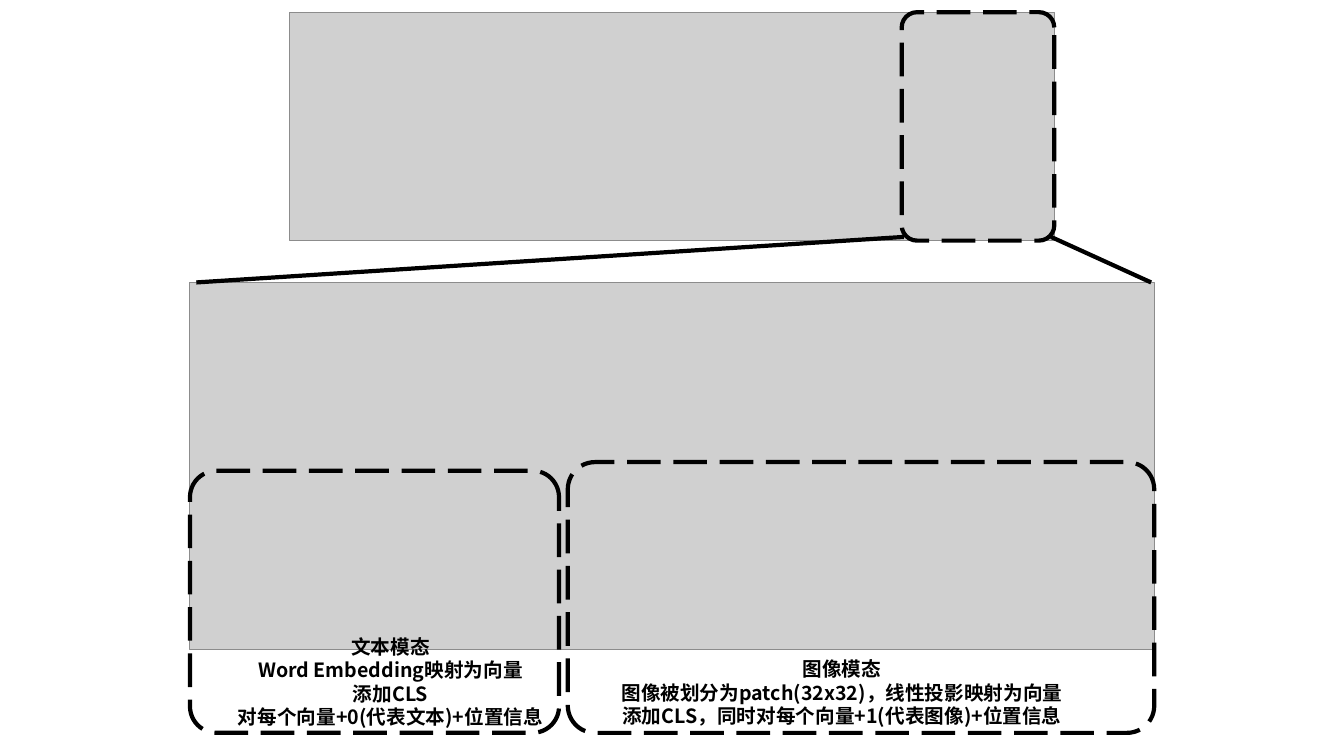
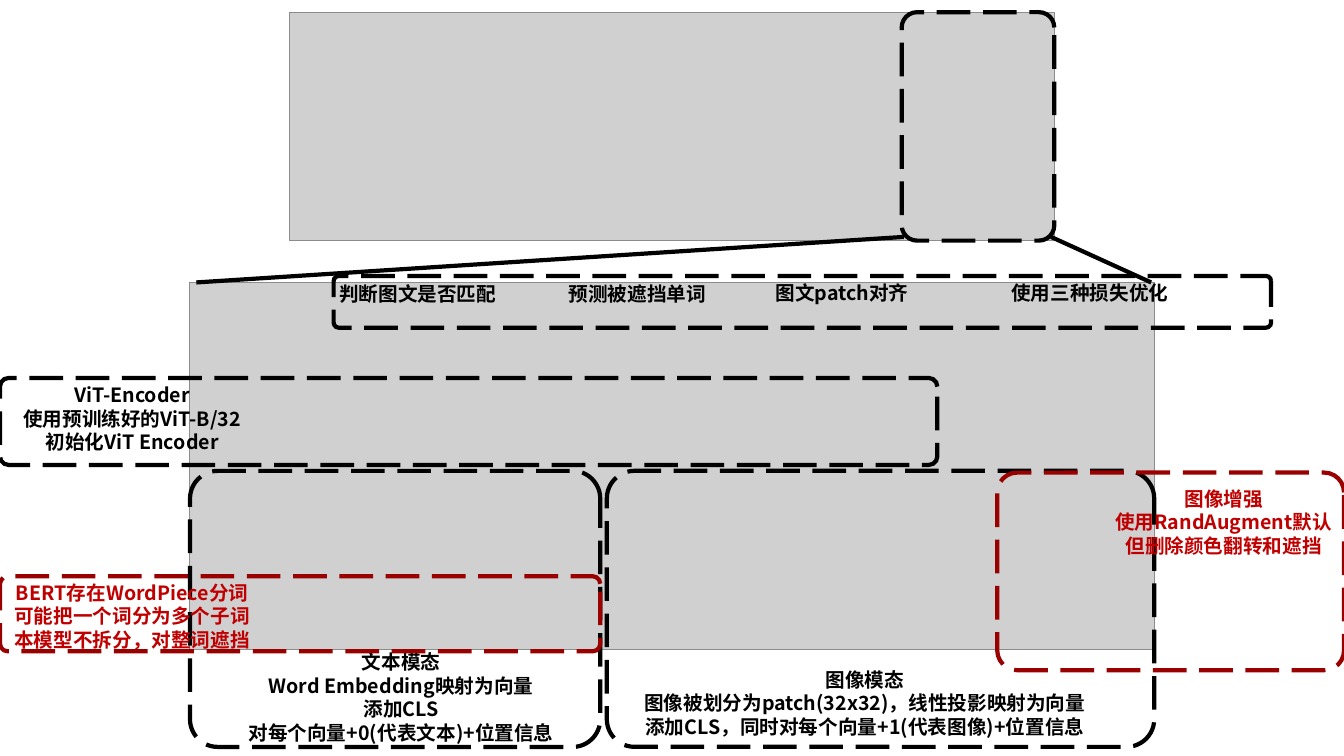
Before and after one commit to Elephant-King9/Paper, a slide deck: slide 5 of Base_Model/VLM+VLLM/论文插图.pptx. Drawn at 1344x756 pixels with LibreOffice and Linux fonts; fonts in the diff are those of the drawing; grey boxes stand for pictures. Boxes give left, top, right and bottom in pixels: in the first picture for what was removed or moved away, otherwise in the second. Text is boxed around its words. In the diff, an @@ line names an element or a change of style, - is before the commit and + after.

```diff
--- a/Base_Model/VLM+VLLM/论文插图.pptx
+++ b/Base_Model/VLM+VLLM/论文插图.pptx
@@ rounded rectangle added at bbox=[334, 276, 1271, 328], outline #000000 3 pt dashed @@
@@ text added at bbox=[339, 281, 496, 303], 14 pt, text #000000, bold @@
+判断图文是否匹配
@@ text added at bbox=[569, 281, 706, 303], 14 pt, text #000000, bold @@
+预测被遮挡单词
@@ text added at bbox=[775, 280, 908, 305], 14 pt, text #000000, bold @@
+图文patch对齐
@@ text added at bbox=[1011, 280, 1168, 306], 14 pt, text #000000, bold @@
+使用三种损失优化
@@ rounded rectangle added at bbox=[0, 378, 938, 465], outline #000000 3 pt dashed @@
@@ text added at bbox=[23, 382, 241, 455], 14 pt, text #000000, bold @@
+ViT-Encoder
+使用预训练好的ViT-B/32
+初始化ViT Encoder
@@ rounded rectangle: place and size @@
-rounded rectangle at bbox=[190, 471, 559, 733]
+rounded rectangle at bbox=[190, 471, 600, 747]
@@ rounded rectangle: place and size @@
-rounded rectangle at bbox=[568, 462, 1154, 733]
+rounded rectangle at bbox=[607, 471, 1154, 747]
@@ rounded rectangle added at bbox=[997, 473, 1344, 670], outline #990000 3 pt dashed @@
@@ text added at bbox=[1115, 485, 1332, 559], 14 pt, text #C00000, bold @@
+图像增强
+使用RandAugment默认
+但删除颜色翻转和遮挡
@@ rounded rectangle added at bbox=[0, 577, 600, 651], outline #990000 3 pt dashed @@
@@ text added at bbox=[14, 579, 250, 652], 14 pt, text #C00000, bold @@
+BERT存在WordPiece分词
+可能把一个词分为多个子词
+本模型不拆分，对整词遮挡
@@ text "文本模态 Word Embedding映射为向量 添加CLS 对每个向量+0(代表文本)+位置信息" rewrapped from bbox=[238, 637, 543, 730] to bbox=[248, 649, 553, 746] @@
@@ text "图像模态 图像被划分为patch(32x32)，线性投影映射为向量": place and size @@
-text "图像模态 图像被划分为patch(32x32)，线性投影映射为向量" at bbox=[621, 659, 1062, 727]
+text "图像模态 图像被划分为patch(32x32)，线性投影映射为向量" at bbox=[644, 670, 1085, 738]
```
Also in this commit, not shown: 2 slides added, 7 other files.
